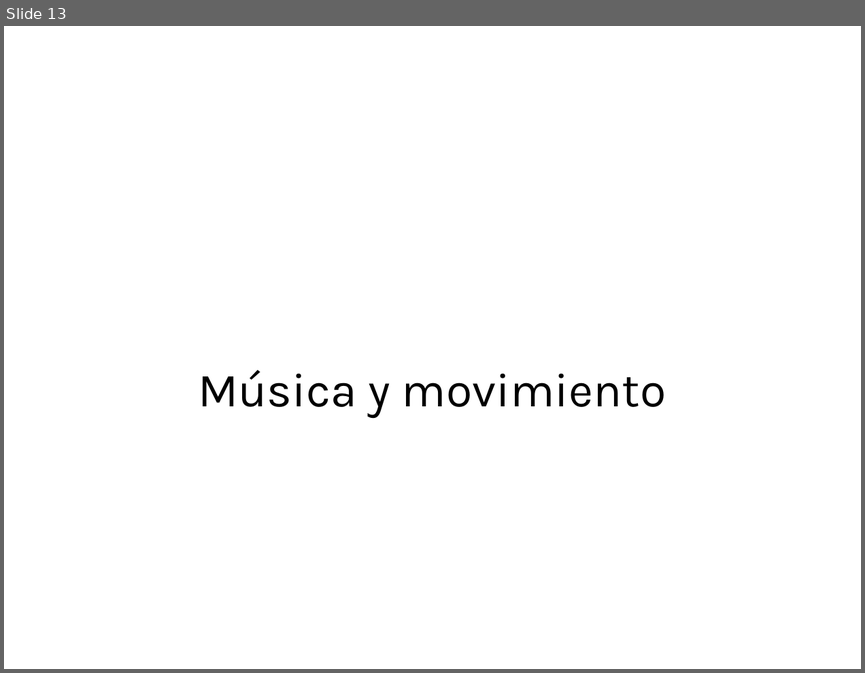
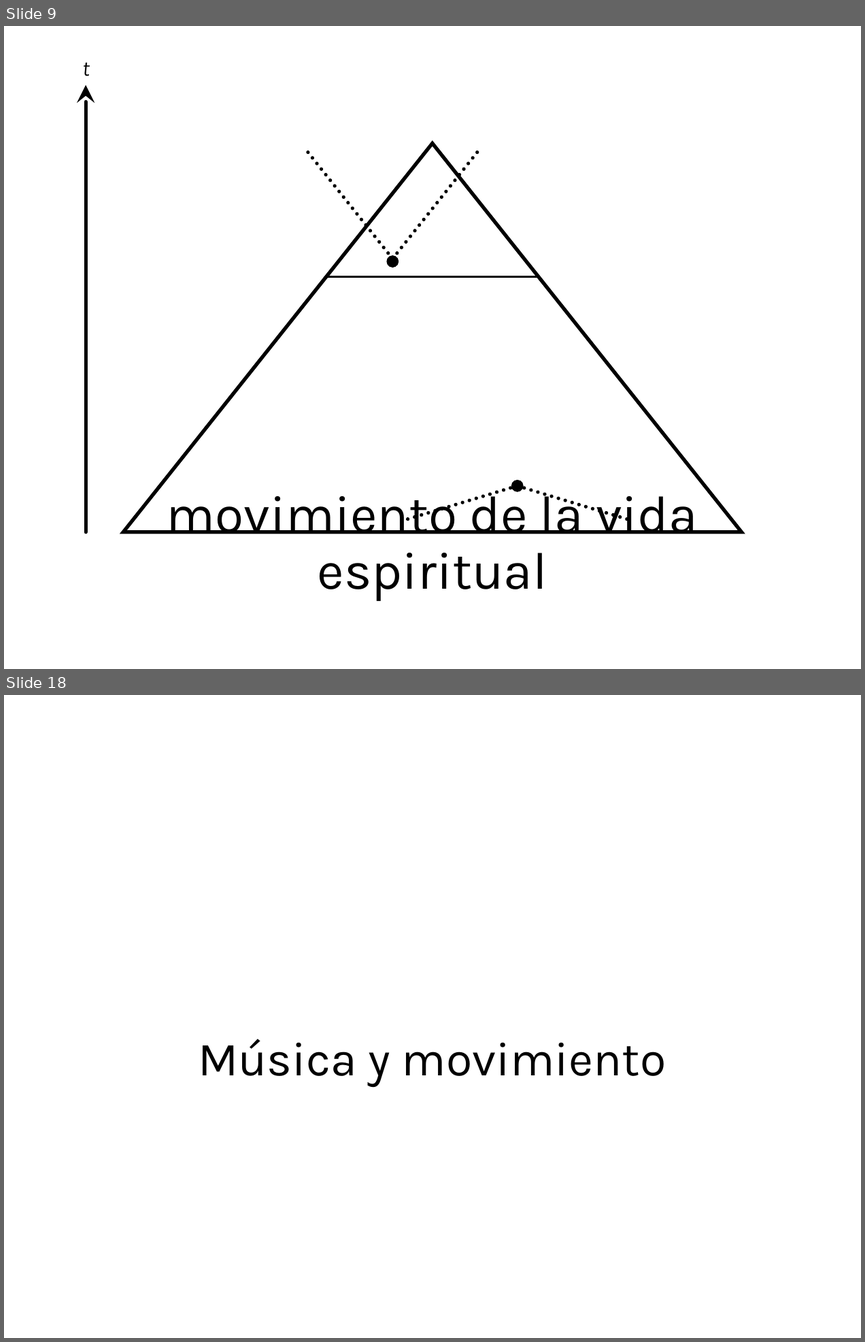
Before and after one commit to adapar-presentations/coloquio-3, a slide deck: powerpoint/tres-lemas.pptx. Shown one above the other, each under a label of ours: slide 13 before the commit, slides 9 and 18 after it; the slides between them are not shown. The pictures are 865x673 and 865x1342 pixels, drawn with LibreOffice and Linux fonts; fonts in the diff are those of the drawing. Boxes give left, top, right and bottom in pixels: in the first picture for what was removed or moved away, otherwise in the second. Text is boxed around its words. In the diff, an @@ line names an element or a change of style, - is before the commit and + after.

```diff
--- a/powerpoint/tres-lemas.pptx
+++ b/powerpoint/tres-lemas.pptx
@@ slide 9 added at (x1=4, y1=26, x2=861, y2=669), background #FFFFFF @@
@@ text added at (x1=82, y1=62, x2=90, y2=76), 18 pt, text #000000, italic @@
+t
@@ arrow added from (86, 531) to (86, 85), #000000 3 pt @@
@@ triangle added at (x1=123, y1=144, x2=741, y2=531), fill #FFFFFF, outline #000000 3 pt @@
@@ line added from (392, 258) to (308, 152), #000000 3 pt dashed @@
@@ line added from (392, 258) to (477, 152), #000000 3 pt dashed @@
@@ ellipse added at (x1=386, y1=256, x2=398, y2=267), fill #000000 @@
@@ line added from (328, 277) to (538, 277), #000000 2 pt @@
@@ title added at (x1=167, y1=485, x2=698, y2=601), 44 pt, text #000000 @@
+movimiento de la vida espiritual
@@ line added from (517, 485) to (404, 520), #000000 3 pt dashed @@
@@ ellipse added at (x1=511, y1=480, x2=524, y2=491), fill #000000 @@
@@ line added from (517, 485) to (630, 520), #000000 3 pt dashed @@
@@ what was slide 13 is now slide 18 @@
```
Also in this commit, not shown: 1 slide changed, 7 other slides added, 3 slides removed, 3 other files.
